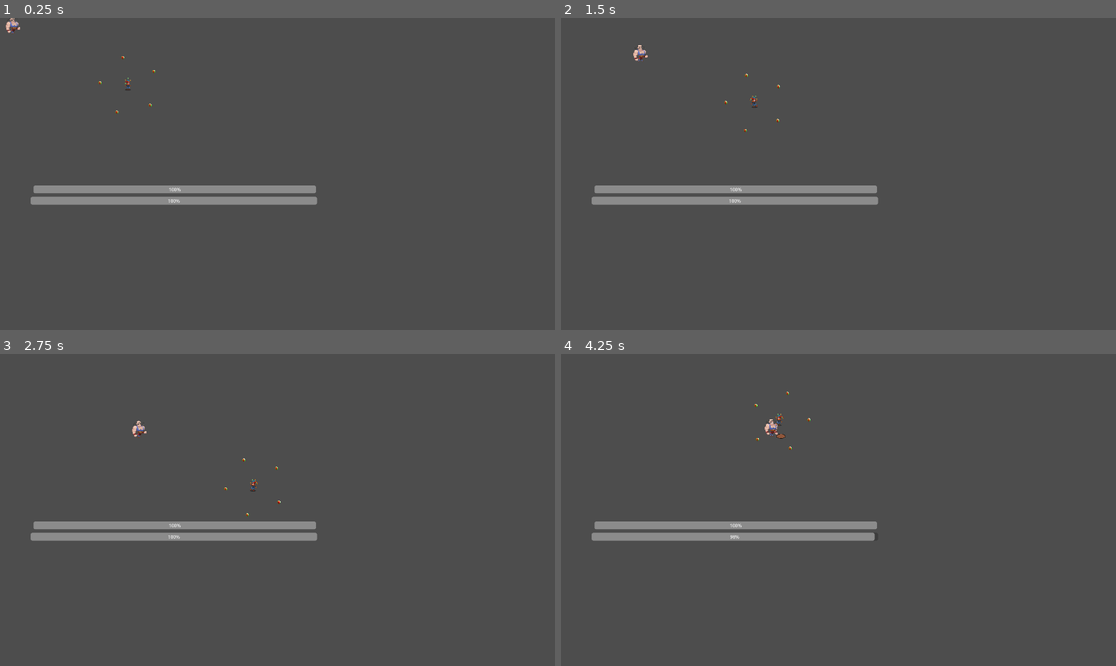
Above: before the commit, frames 1-4 (two rows, left to right).
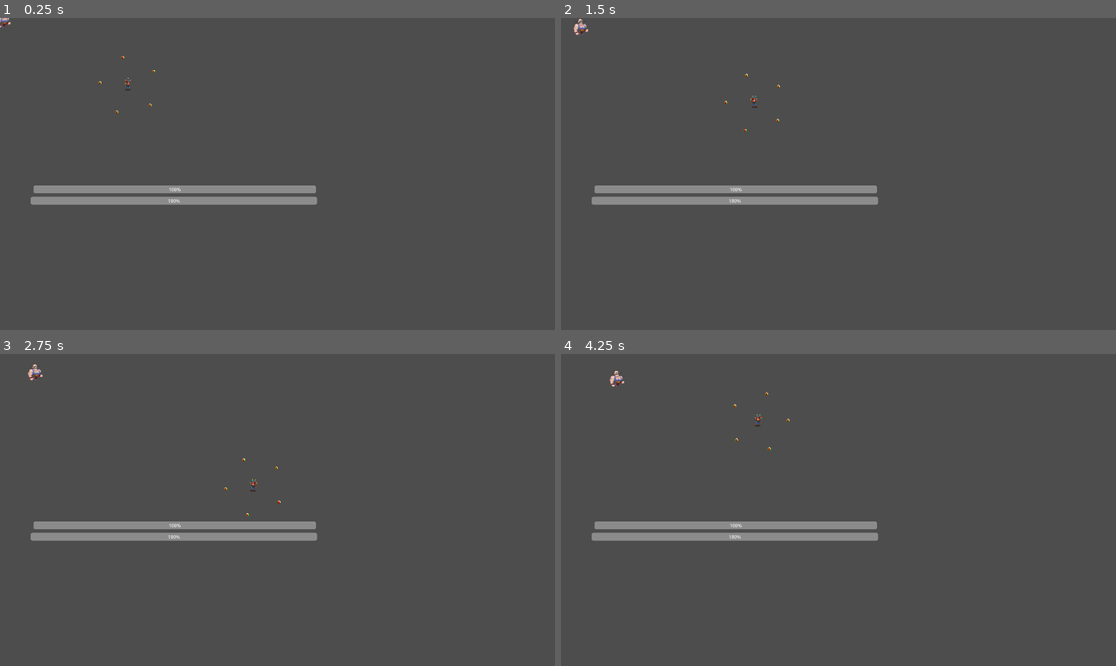
Above: after the commit, the same moments.

Repository: OscarPindaro/BossRushJam2025
Game: Godot game, scene res://scenes/game/fights/strongman/strongman_bossfight.tscn
Two runs of this game, one before a commit and one after it. Both use one fixed random seed, a clock stepped at 60 frames per second and the inputs below. This scene is started directly instead of the project's main scene.
Inputs (mouse positions are in pixels of both pictures, inside the frame that each line leads up to):
- Up to frame 1 (0.25 s): no input
- Up to frame 2 (1.5 s): move the mouse to (960, 158) at 0.52 s; hold D (ui_right) 0.53-1.28 s; move the mouse to (727, 189) at 1.27 s; hold S (ui_down) from 1.28 s (still down)
- Up to frame 3 (2.75 s): move the mouse to (333, 441) at 2.02 s; release S (ui_down) at 2.03 s; hold D (ui_right) from 2.03 s (still down)
- Up to frame 4 (4.25 s): move the mouse to (810, 572) at 2.77 s; release D (ui_right) at 2.78 s; hold W (ui_up) 2.78-3.53 s; move the mouse to (1005, 556) at 3.52 s; hold A (ui_left) from 3.53 s (still down)

The runs differ from the first frame. In frame 1, 0.1% of the frame differs, in the area x 0-4%, y 0-6%; in frame 2, 0.2%; in frame 3, 0.2%; in frame 4, 0.3%, in the area x 8-58%, y 5-60%.

Commit message:
integrated strongman. Collision damage not working of strongman

Diff:
--- a/scenes/bosses/ballerina/ballerina.tscn
+++ b/scenes/bosses/ballerina/ballerina.tscn
@@ -161,8 +161,7 @@
 collision_mask = 4
 script = ExtResource("2_k2wil")
 cerchio_scene = ExtResource("3_ejb54")
-base_velocity = 80.0
-max_vel = 900.0
+max_vel = 900
 turn_speed = 1
 cerchio_dmg = 2.0
 
--- a/scenes/bosses/strongman/stomp_attack.gd
+++ b/scenes/bosses/strongman/stomp_attack.gd
@@ -45,6 +45,7 @@
 
 func damage_player():
 	if hurt_box.overlaps_body(player):
+		print("damagin player")
 		player.take_damage(1.)
 
 func run() -> void:
--- a/scenes/bosses/strongman/strong_man.gd
+++ b/scenes/bosses/strongman/strong_man.gd
@@ -46,8 +46,6 @@
 	if stomp_cooldown_timer.is_stopped():
 		if can_stomp_again_timer.is_stopped():
 			start_stomp_timer()
-		else:
-			print("DEBUG: The stomp attack is reloading")
 	else:
 		pass
 
--- a/scenes/bosses/strongman/strong_man.tscn
+++ b/scenes/bosses/strongman/strong_man.tscn
@@ -186,6 +186,10 @@
 [sub_resource type="CircleShape2D" id="CircleShape2D_ohr8r"]
 radius = 92.1954
 
+[sub_resource type="CapsuleShape2D" id="CapsuleShape2D_bcdil"]
+radius = 29.0
+height = 66.0
+
 [node name="StrongMan" instance=ExtResource("1_2g1nu")]
 texture_filter = 1
 collision_layer = 2
@@ -224,3 +228,9 @@
 position = Vector2(-12, 0)
 shape = SubResource("CircleShape2D_ohr8r")
 debug_color = Color(0.672648, 0.506183, 0.107797, 0.42)
+
+[node name="Hurtbox" type="Area2D" parent="." index="8"]
+collision_layer = 2
+
+[node name="CollisionShape2D" type="CollisionShape2D" parent="Hurtbox" index="0"]
+shape = SubResource("CapsuleShape2D_bcdil")
--- a/scenes/game/fights/ballerina/ballerina_bossfight.tscn
+++ b/scenes/game/fights/ballerina/ballerina_bossfight.tscn
@@ -7,7 +7,6 @@
 
 [node name="Boss" parent="." index="0" node_paths=PackedStringArray("player") instance=ExtResource("2_w6bhu")]
 position = Vector2(880, 515)
-max_vel = 900
 player = NodePath("../Player")
 collision_dmg = 1.0
 
--- a/scenes/game/fights/strongman/strongman_bossfight.tscn
+++ b/scenes/game/fights/strongman/strongman_bossfight.tscn
@@ -3,10 +3,12 @@
 [ext_resource type="PackedScene" uid="uid://b33rcxtvopwp2" path="res://scenes/game/fights/base_bossfight.tscn" id="1_yxvtc"]
 [ext_resource type="PackedScene" uid="uid://clxb5qbyks832" path="res://scenes/bosses/strongman/strong_man.tscn" id="2_yobm6"]
 
-[node name="Bossfight" instance=ExtResource("1_yxvtc")]
+[node name="StrongmanBossfight" instance=ExtResource("1_yxvtc")]
 
 [node name="Boss" parent="." index="0" node_paths=PackedStringArray("target", "player") instance=ExtResource("2_yobm6")]
 target = NodePath("../Player")
-speed = 200.0
+speed = 50.0
 player = NodePath("../Player")
 collision_dmg = 5.0
+
+[editable path="Boss"]
--- a/scenes/player/player.gd
+++ b/scenes/player/player.gd
@@ -14,7 +14,6 @@
 var external_velocity: Vector2 = Vector2.ZERO
 
 var current_hp: float = initial_hp
-
 
 func take_damage(dmg_amount: float) -> float:
 	current_hp = current_hp - dmg_amount
--- a/scenes/player/player.tscn
+++ b/scenes/player/player.tscn
@@ -81,7 +81,7 @@
 
 [node name="Player" type="CharacterBody2D" groups=["Player"]]
 position = Vector2(1, 0)
-collision_mask = 6
+collision_mask = 14
 script = ExtResource("1_iqo1o")
 initial_hp = 100.0
 SPEED = 300.0
Not shown: 1 places in scenes/bosses/strongman/strong_man.tscn that only renumber resources
